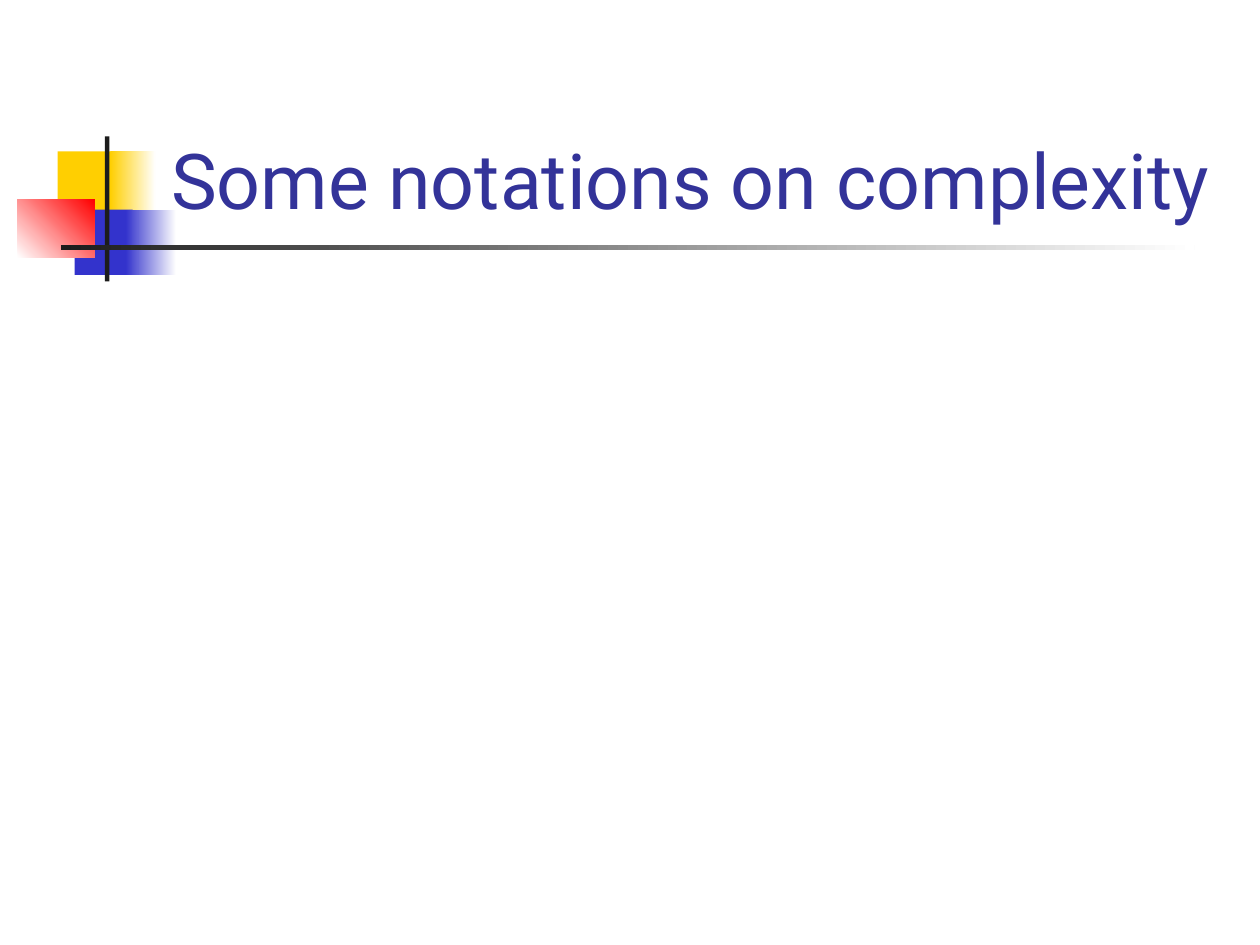
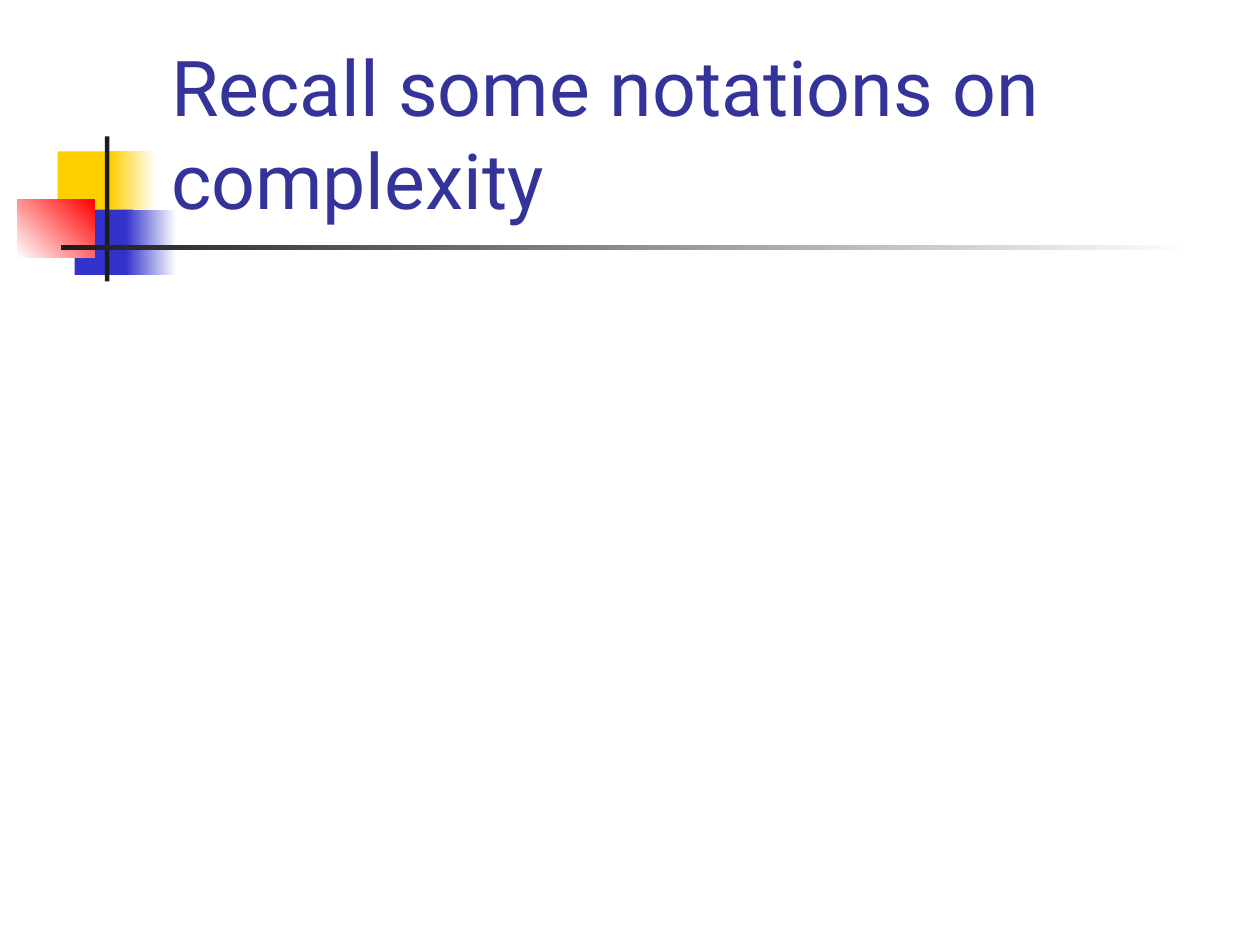
Before and after one commit to csslab-ustc/csslab-ustc.github.io, a slide deck: slide 29 of courses/theory/slides/lec02-math-foundation.pptx (slide 20 before the commit). Drawn at 1260x945 pixels with LibreOffice and Linux fonts; fonts in the diff are those of the drawing; grey boxes stand for pictures. Boxes give left, top, right and bottom in pixels: in the first picture for what was removed or moved away, otherwise in the second. Text is boxed around its words. In the diff, an @@ line names an element or a change of style, - is before the commit and + after.

```diff
--- a/courses/theory/slides/lec02-math-foundation.pptx
+++ b/courses/theory/slides/lec02-math-foundation.pptx
@@ title at bbox=[171, 58, 1038, 226]: text changed @@
-Some notations on complexity
+Recall some notations on complexity
```
Also in this commit, not shown: 7 other slides changed, 19 slides added, 7 slides removed, 5 other files.
